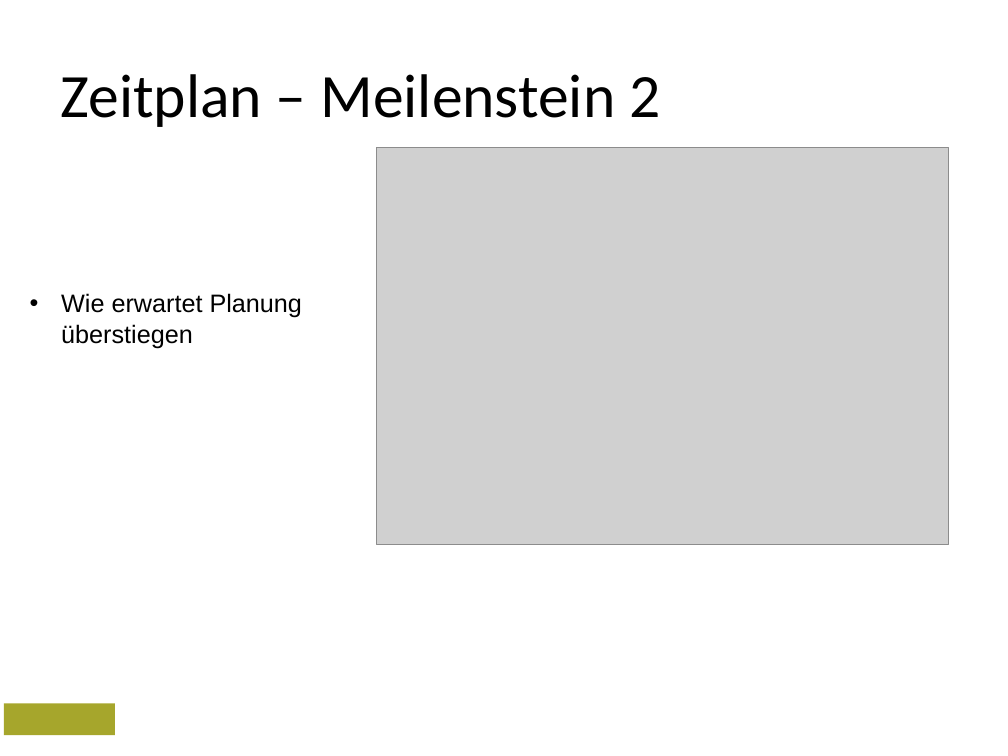
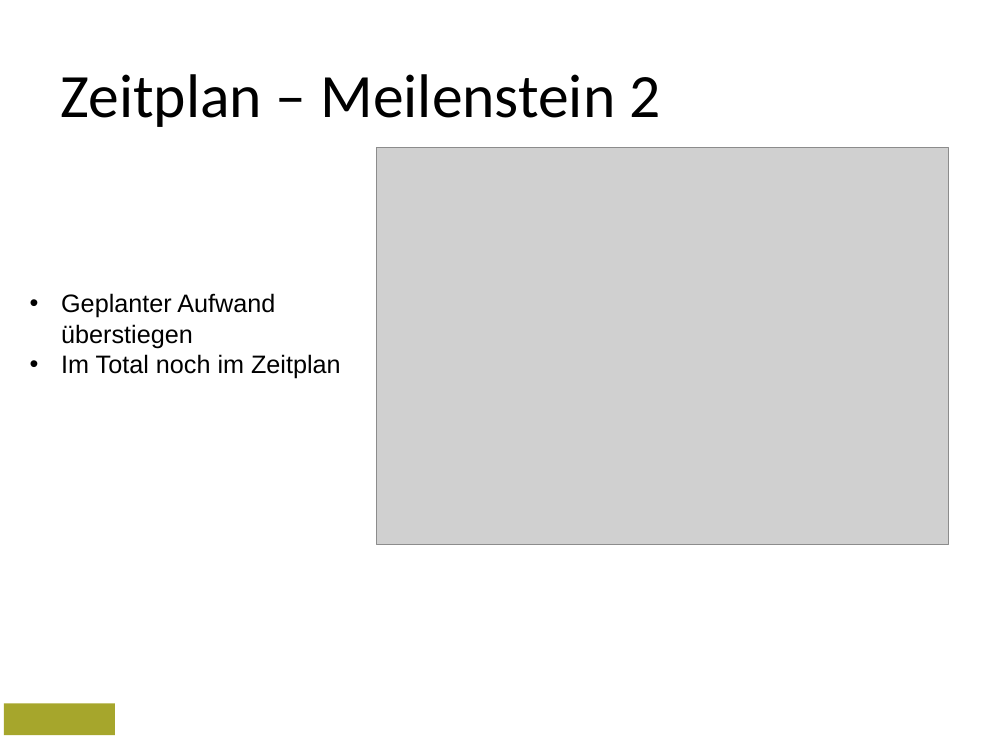
Before and after one commit to hsrdnguyen/PSIT2, a slide deck: slide 5 of documents/00_Sitzungen/Meilenstein_2/Meilenstein_2.pptx. Drawn at 1008x756 pixels with LibreOffice and Linux fonts; fonts in the diff are those of the drawing; grey boxes stand for pictures; background and template pictures are left out. Boxes give left, top, right and bottom in pixels: in the first picture for what was removed or moved away, otherwise in the second. Text is boxed around its words. In the diff, an @@ line names an element or a change of style, - is before the commit and + after.

Commit message:
added presentation

```diff
--- a/documents/00_Sitzungen/Meilenstein_2/Meilenstein_2.pptx
+++ b/documents/00_Sitzungen/Meilenstein_2/Meilenstein_2.pptx
@@ text at <box>61,293,341,379</box>: text changed @@
-• Wie erwartet Planung überstiegen
+• Geplanter Aufwand überstiegen
+• Im Total noch im Zeitplan
```
Also in this commit, not shown: 1 other slide changed.
